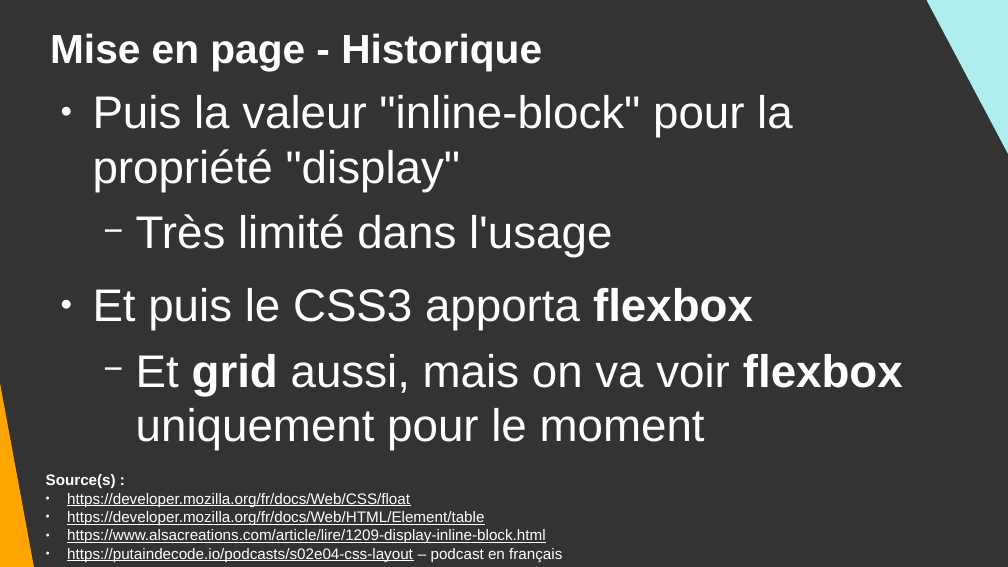
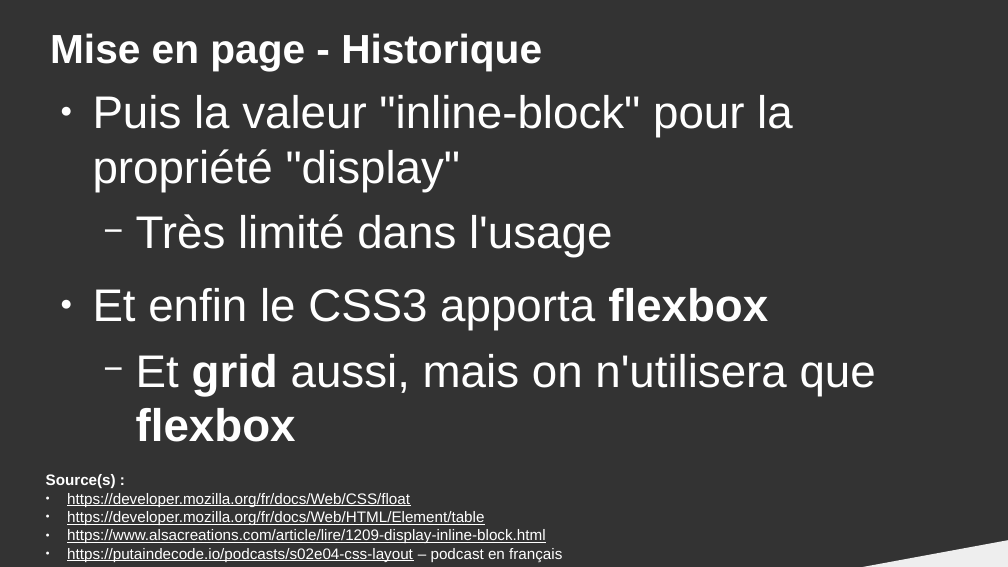
Before and after one commit to DanYellow/cours, a slide deck: slide 8 of integration-web-s1/travaux-pratiques/numero-8/presentation.odp. Drawn at 1008x567 pixels with LibreOffice and Linux fonts; fonts in the diff are those of the drawing. Boxes give left, top, right and bottom in pixels: in the first picture for what was removed or moved away, otherwise in the second. Text is boxed around its words. In the diff, an @@ line names an element or a change of style, - is before the commit and + after.

```diff
--- a/integration-web-s1/travaux-pratiques/numero-8/presentation.odp
+++ b/integration-web-s1/travaux-pratiques/numero-8/presentation.odp
@@ right triangle removed at <box>915,0,1008,270</box> @@
@@ right triangle removed at <box>0,86,37,567</box> @@
@@ text at <box>93,288,876,442</box>: text changed @@
-● Et puis le CSS3 apporta flexbox
-  − Et grid aussi, mais on va voir flexbox uniquement pour le moment
+● Et enfin le CSS3 apporta flexbox
+  − Et grid aussi, mais on n'utilisera que flexbox
@@ right triangle added at <box>542,535,1008,567</box>, fill #EEEEEE @@
```
Also in this commit, not shown: 15 other slides changed, 3 other files.
